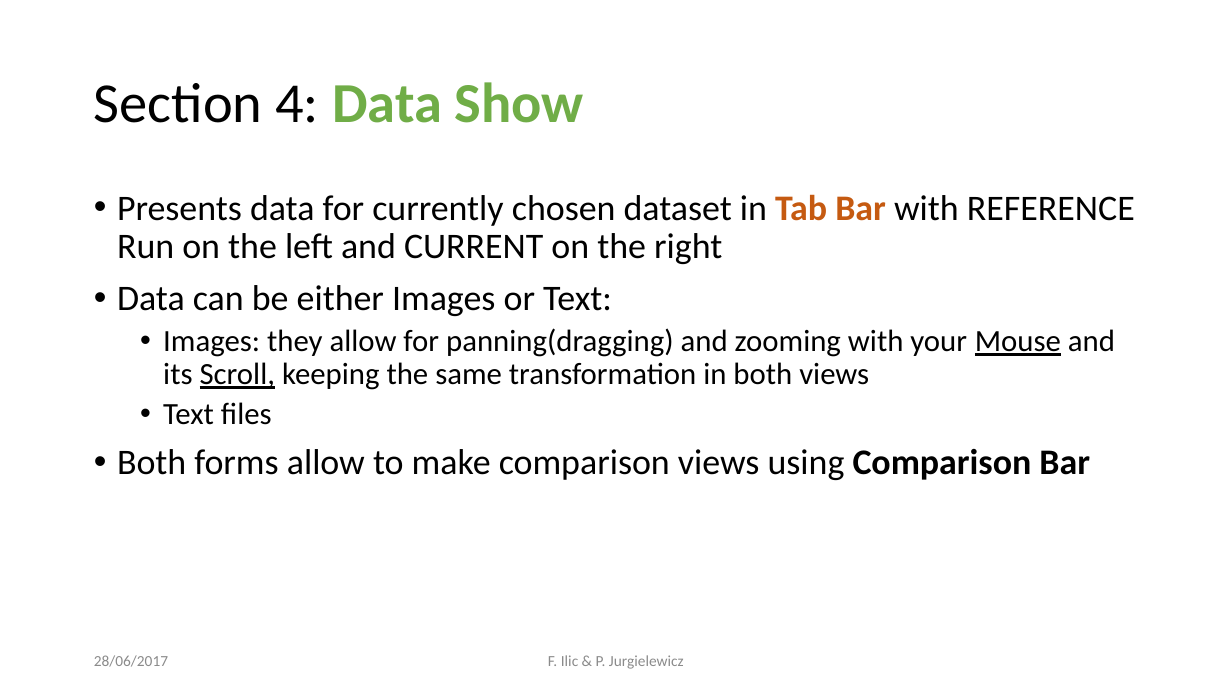
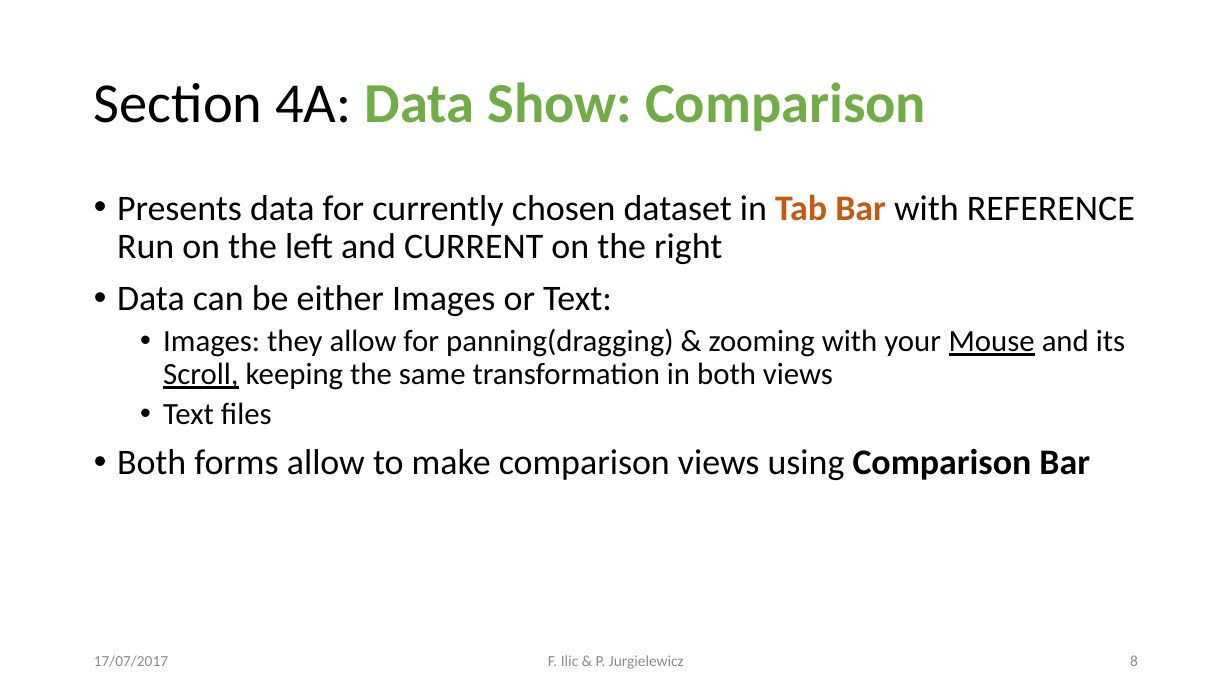
Before and after one commit to sroychow/cmsTrackerMaps, a slide deck: slide 8 of doc/tkmap_manual.pptx (slide 5 before the commit). Drawn at 1232x693 pixels with LibreOffice and Linux fonts; fonts in the diff are those of the drawing. Boxes give left, top, right and bottom in pixels: in the first picture for what was removed or moved away, otherwise in the second. Text is boxed around its words. In the diff, an @@ line names an element or a change of style, - is before the commit and + after.

```diff
--- a/doc/tkmap_manual.pptx
+++ b/doc/tkmap_manual.pptx
@@ title at [94,82,926,131]: text changed; text colour #000000 to #70AD47; bold on @@
-Section 4: Data Show
+Section 4A: Data Show: Comparison
@@ text at [163,328,1125,390]: text changed @@
-  • Images: they allow for panning(dragging) and zooming with your Mouse and its Scroll, keeping the same transformation in both views
+  • Images: they allow for panning(dragging) & zooming with your Mouse and its Scroll, keeping the same transformation in both views
@@ text at [94,655,168,667]: text changed @@
-28/06/2017
+17/07/2017
@@ page number added at [1130,655,1138,666], 12 pt, text #8C8C8C @@
+8
```
Also in this commit, not shown: 6 other slides changed, 6 slides added, 7 other files.
